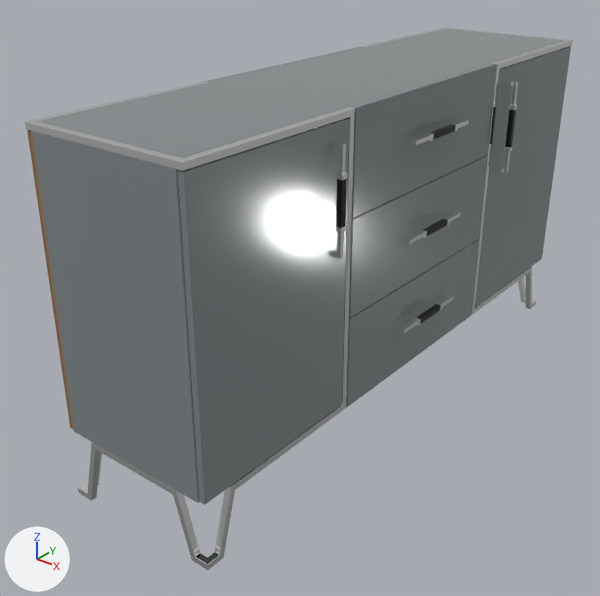
Renders of the glTF model public/models/ChestofDrawers/001.5.glb from each side of a commit.
Both versions are drawn from a camera (50 mm lens) standing at (1.09, -1.606, 1.194) and looking at (-0.075, -0.15, 0.291). Lighting does not change. The marker at lower left points along +X, +Y and +Z. Where no turn or scale is listed for an object, it has been applied to the vertices. Vertices at the same position are counted once.

Script lines for the objects in view, before the commit:
```python
ob_pasted__pasted__pasted__pasted__polysurface221 = bpy.data.objects.new('pasted__pasted__pasted__pasted__polySurface221', me_mesh)
ob_pasted__pasted__pasted__pasted__polysurface221.location = (0.0, 0.0, 0.0)
ob_pasted__pasted__pasted__pasted__polysurface223 = bpy.data.objects.new('pasted__pasted__pasted__pasted__polySurface223', me_mesh_002)
ob_pasted__pasted__pasted__pasted__polysurface223.location = (0.0, 0.0, 0.0)
ob_pasted__pasted__pasted__pasted__polysurface225 = bpy.data.objects.new('pasted__pasted__pasted__pasted__polySurface225', me_mesh_004)
ob_pasted__pasted__pasted__pasted__polysurface225.location = (0.0, 0.0, 0.0)
ob_pasted__pasted__pasted__pasted__polysurface226 = bpy.data.objects.new('pasted__pasted__pasted__pasted__polySurface226', me_mesh_005)
ob_pasted__pasted__pasted__pasted__polysurface226.location = (0.0, 0.0, 0.0)
ob_pasted__pasted__pasted__pasted__polysurface227 = bpy.data.objects.new('pasted__pasted__pasted__pasted__polySurface227', me_mesh_006)
ob_pasted__pasted__pasted__pasted__polysurface227.location = (0.0, 0.0, 0.0)
ob_pasted__pasted__pasted__pasted__polysurface230 = bpy.data.objects.new('pasted__pasted__pasted__pasted__polySurface230', me_mesh_009)
ob_pasted__pasted__pasted__pasted__polysurface230.location = (0.0, 0.0, 0.0)
ob_pasted__pasted__pasted__pasted__polysurface232 = bpy.data.objects.new('pasted__pasted__pasted__pasted__polySurface232', me_mesh_011)
ob_pasted__pasted__pasted__pasted__polysurface232.location = (0.0, 0.0, 0.0)
ob_pasted__pasted__pasted__pasted__polysurface233 = bpy.data.objects.new('pasted__pasted__pasted__pasted__polySurface233', me_mesh_012)
ob_pasted__pasted__pasted__pasted__polysurface233.location = (0.0, 0.0, 0.0)
ob_pasted__pasted__pasted__polysurface12 = bpy.data.objects.new('pasted__pasted__pasted__polySurface12', me_mesh_019)
ob_pasted__pasted__pasted__polysurface12.location = (0.0, 0.0, 0.0)
# also in view: 'pasted__pasted__pasted__pasted__polySurface231' at (-0.015, 0.508, 0.415); 'pasted__pasted__pasted__pasted__polySurface234' at (-0.015, -0.535, 0.415)
```
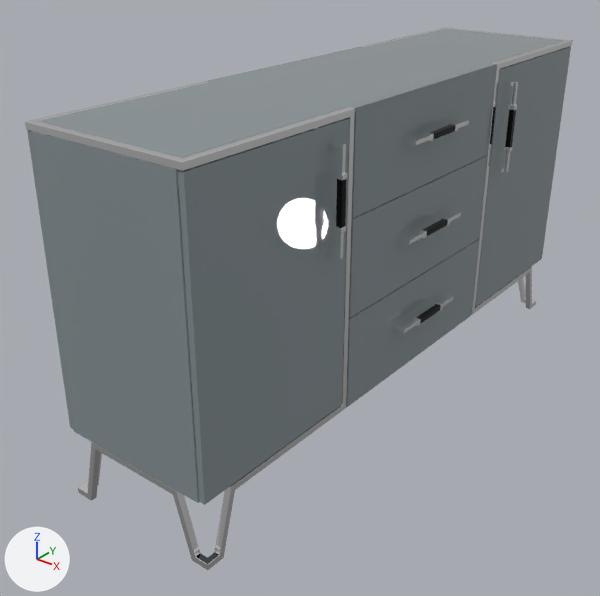
Patch to the scene script:
```diff
--- a/public/models/ChestofDrawers/001.5.glb.py
+++ b/public/models/ChestofDrawers/001.5.glb.py
@@ mat_standardsurface9 @@
 mat_standardsurface9.base_color = (0.214, 0.246, 0.253)  # grey #7f888a
-mat_standardsurface9.roughness = 0.112
+mat_standardsurface9.roughness = 0.00948
@@ me_mesh_012 @@
 me_mesh_012.from_pydata(...)  # 56 vertices, 108 faces; spans x -0.216..-0.201, y -0.759..-0.325, z 0.172..0.813
 # used by ob_pasted__pasted__pasted__pasted__polysurface233; location = (0.0, 0.0, 0.0)
-me_mesh_012.materials.append(mat_pasted__pasted__pasted__pasted__material__21459682591)
+# me_mesh_012 part 1: 72 faces spanning x -0.215..-0.201, y -0.759..-0.325, z 0.172..0.813 switch from mat_pasted__pasted__pasted__blinn8 to mat_standardsurface9 (grey #869195)
```

Changed parts and their boxes [x1, y1, x2, y2] in the pictures (600 x 596 px):
'pasted__pasted__pasted__pasted__polySurface223', surface changed (white to grey): [214, 158, 348, 291] in both
'pasted__pasted__pasted__pasted__polySurface230', surface changed: [31, 131, 77, 432] in both
'pasted__pasted__pasted__pasted__polySurface233', surface changed: [27, 130, 73, 429] in both
